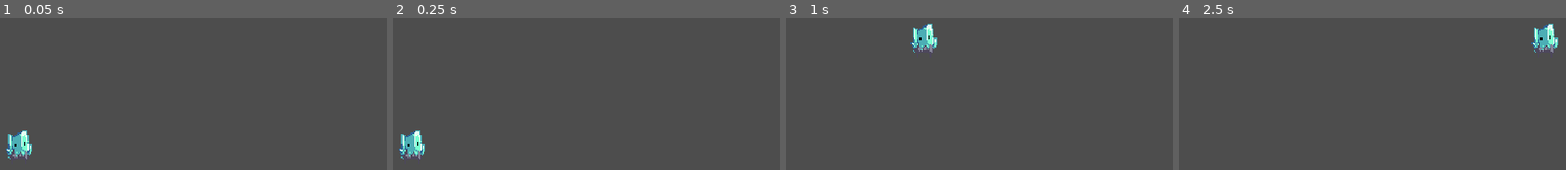
Above: before the commit, frames 1-4 (left to right).
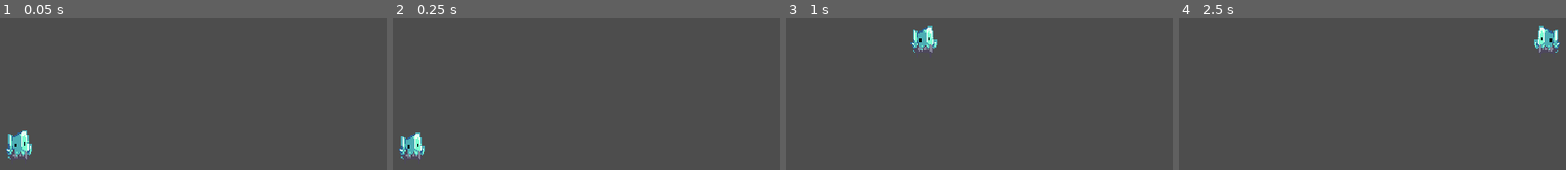
Above: after the commit, the same moments.

Repository: jmx2033/GRAVSWITCH
Game: Godot game, scene res://Scenes/game.tscn
The game is run twice, just before and just after one commit, with the same random seed, the same clock (stepped at 60 frames per second) and the same inputs.
Inputs:
- Up to frame 1 (0.05 s): no input
- Up to frame 2 (0.25 s): no input
- Up to frame 3 (1 s): tap Enter at 0.5 s; hold D (move_right) from 0.53 s (still down); tap Space (jump) at 0.6, 0.77 s
- Up to frame 4 (2.5 s): tap Space (jump) at 1.07, 1.35, 1.52, 1.82, 2.1 s; release D (move_right) at 2.03 s; hold A (move_left) from 2.03 s (still down)

Frame 1 is identical in both runs. In frame 2, 0.2% of the frame differs, in the area x 2-9%, y 73-87%; in frame 3, 0.2%; in frame 4, 0.8%, in the area x 90-99%, y 3-23%.

Commit message:
feat(player): 动画补充[P0-1]

Diff:
--- a/Scripts/player/player.gd
+++ b/Scripts/player/player.gd
@@ -1,43 +1,64 @@
 extends CharacterBody2D
 
-@onready var anim: AnimatedSprite2D = $PlayerAnimated
+# 动画节点，在 _ready() 里赋值
+var anim: AnimatedSprite2D
 
-var _coyote: float = 0.0
-var _buffer: float = 0.0
+# 土狼时间倒计时
+var coyote_timer: float = 0.0
+
+# 跳预输入倒计时
+var jump_timer: float = 0.0
+
+
+func _ready() -> void:
+	anim = $PlayerAnimated
+	anim.play("idle")
 
 func _physics_process(delta: float) -> void:
+	# 1. 读重力方向
 	var g: Vector2 = Config.gravity_direction
 	up_direction = -g
 
+	# 2. 加重力，往下掉
 	velocity += g * Config.GRAVITY * delta
 
-	var axis := Input.get_axis("move_left", "move_right")
-	var target := axis * Config.MAX_SPEED
-	var rate := Config.ACCEL if absf(axis) > 0.01 else Config.DECEL
-	velocity.x = move_toward(velocity.x, target, rate * delta)
+	# 3. 左右移动
+	var axis: float = Input.get_axis("move_left", "move_right")
+	if axis != 0.0:
+		velocity.x = velocity.x + axis * Config.ACCEL * delta
+		velocity.x = clamp(velocity.x, -Config.MAX_SPEED, Config.MAX_SPEED)
+	else:
+		velocity.x = move_toward(velocity.x, 0.0, Config.DECEL * delta)
 
+	# 4. 更新土狼时间
 	if is_on_floor():
-		_coyote = Config.COYOTE_TIME
+		coyote_timer = Config.COYOTE_TIME
 	else:
-		_coyote -= delta
+		coyote_timer = coyote_timer - delta
 
+	# 5. 更新跳预输入
 	if Input.is_action_just_pressed("jump"):
-		_buffer = Config.JUMP_BUFFER_TIME
+		jump_timer = Config.JUMP_BUFFER_TIME
 	else:
-		_buffer -= delta
+		jump_timer = jump_timer - delta
 
-	if _buffer > 0.0 and _coyote > 0.0:
-		velocity += -g * Config.JUMP_SPEED
-		_buffer = 0.0
-		_coyote = 0.0
+	# 6. 起跳
+	if jump_timer > 0.0 and coyote_timer > 0.0:
+		velocity += (-g) * Config.JUMP_SPEED
+		jump_timer = 0.0
+		coyote_timer = 0.0
 
+	# 7. 交给引擎移动
 	move_and_slide()
-	_update_animation(axis)
 
-func _update_animation(axis: float) -> void:
+	# 8. 切动画
 	if not is_on_floor():
-		anim.animation = "idle"
-	elif absf(axis) > 0.01:
-		anim.animation = "run"
+		if anim.animation != "idle":
+			anim.play("idle")
+	elif axis != 0.0:
+		if anim.animation != "run":
+			anim.play("run")
+		anim.flip_h = axis < 0.0
 	else:
-		anim.animation = "idle"
+		if anim.animation != "idle":
+			anim.play("idle")
